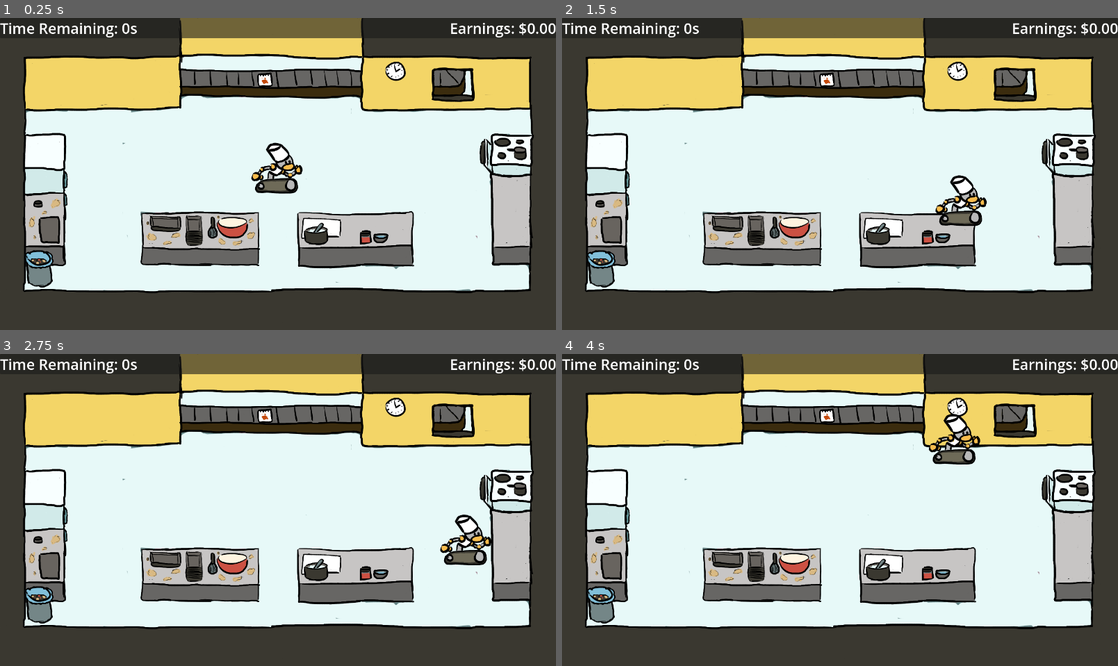
Above: before the commit, frames 1-4 (two rows, left to right).
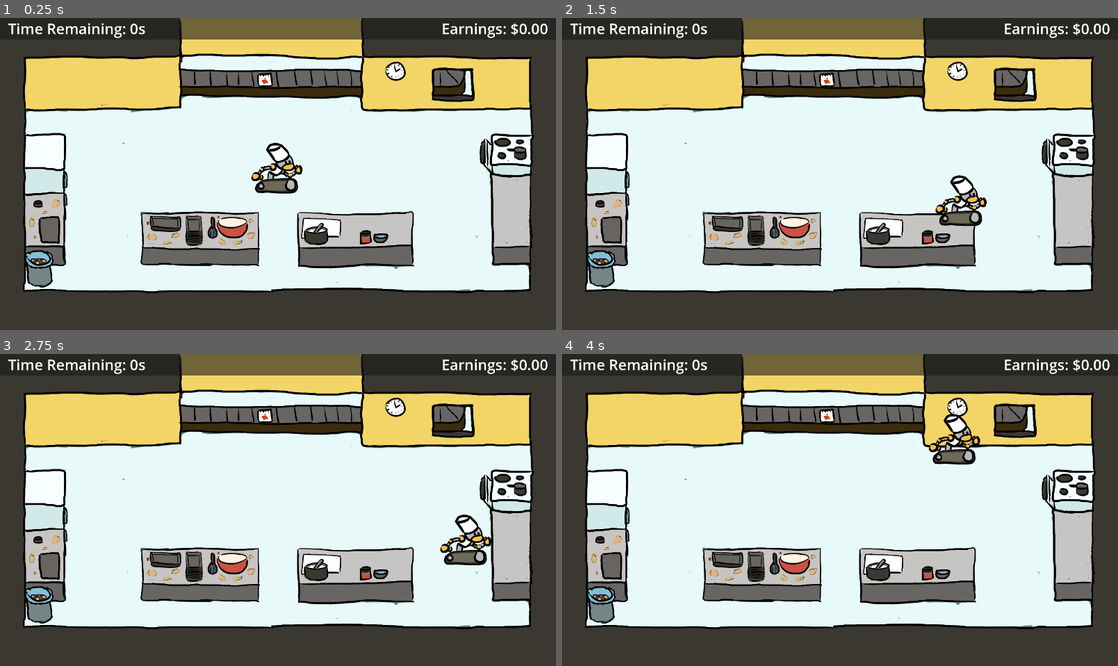
Above: after the commit, the same moments.

Repository: yanalex981/Tasty-Treads
Game: Godot game, scene res://Scenes/kitchen.tscn
Same seed, same stepped clock (60 frames per second), same inputs: the game is played once before the commit and once after it.
Inputs:
- Up to frame 1 (0.25 s): no input
- Up to frame 2 (1.5 s): tap Enter at 0.5 s; hold D (right) 0.53-1.28 s; hold S (down) from 1.28 s (still down)
- Up to frame 3 (2.75 s): tap Space at 2 s; release S (down) at 2.03 s; hold D (right) from 2.03 s (still down)
- Up to frame 4 (4 s): tap Enter at 2.75 s; release D (right) at 2.78 s; hold W (up) 2.78-3.53 s; hold A (left) from 3.53 s (still down)

The runs differ from the first frame. In frame 1, 1.1% of the frame differs, in the area x 0-100%, y 1-7%; in frame 2, 1.1%; in frame 3, 1.1%; in frame 4, 1.1%.

Commit message:
figured out how to pad the labels with a MarginContainer so now the text is not pushed up against the edge of the screen. UI is not final, still experimenting with things

Diff:
--- a/Scenes/kitchen.tscn
+++ b/Scenes/kitchen.tscn
@@ -80,14 +80,20 @@
 [node name="panel" type="PanelContainer" parent="info_ui"]
 anchors_preset = 10
 anchor_right = 1.0
+offset_bottom = 53.0
 grow_horizontal = 2
 
-[node name="Label" type="Label" parent="info_ui/panel"]
+[node name="MarginContainer" type="MarginContainer" parent="info_ui/panel"]
+layout_mode = 2
+theme_override_constants/margin_left = 20
+theme_override_constants/margin_right = 20
+
+[node name="Label" type="Label" parent="info_ui/panel/MarginContainer"]
 layout_mode = 2
 text = "Time Remaining: 0s"
 label_settings = SubResource("LabelSettings_hlyr4")
 
-[node name="Label2" type="Label" parent="info_ui/panel"]
+[node name="Label2" type="Label" parent="info_ui/panel/MarginContainer"]
 layout_mode = 2
 size_flags_horizontal = 8
 text = "Earnings: $0.00"
